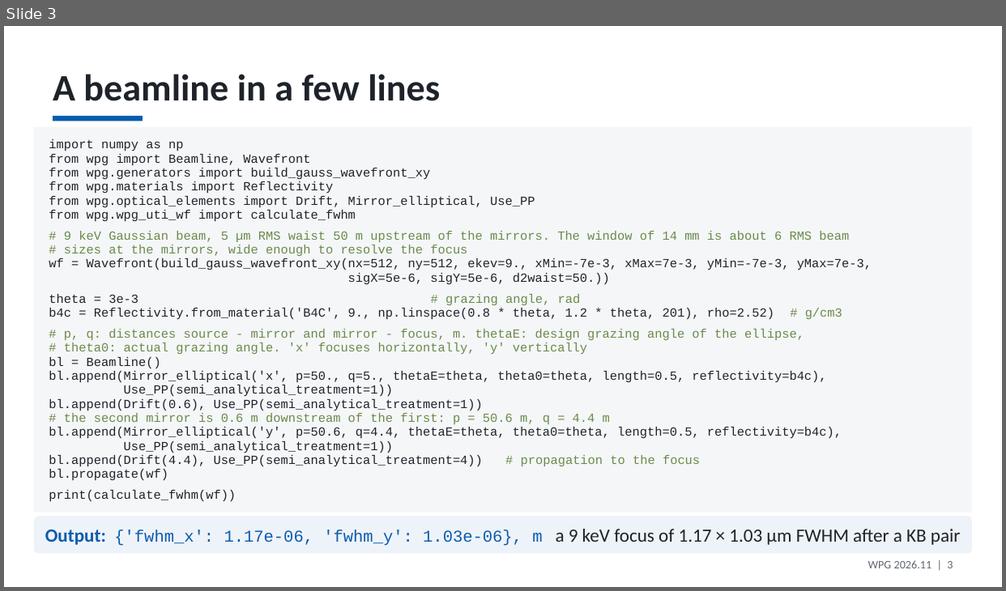
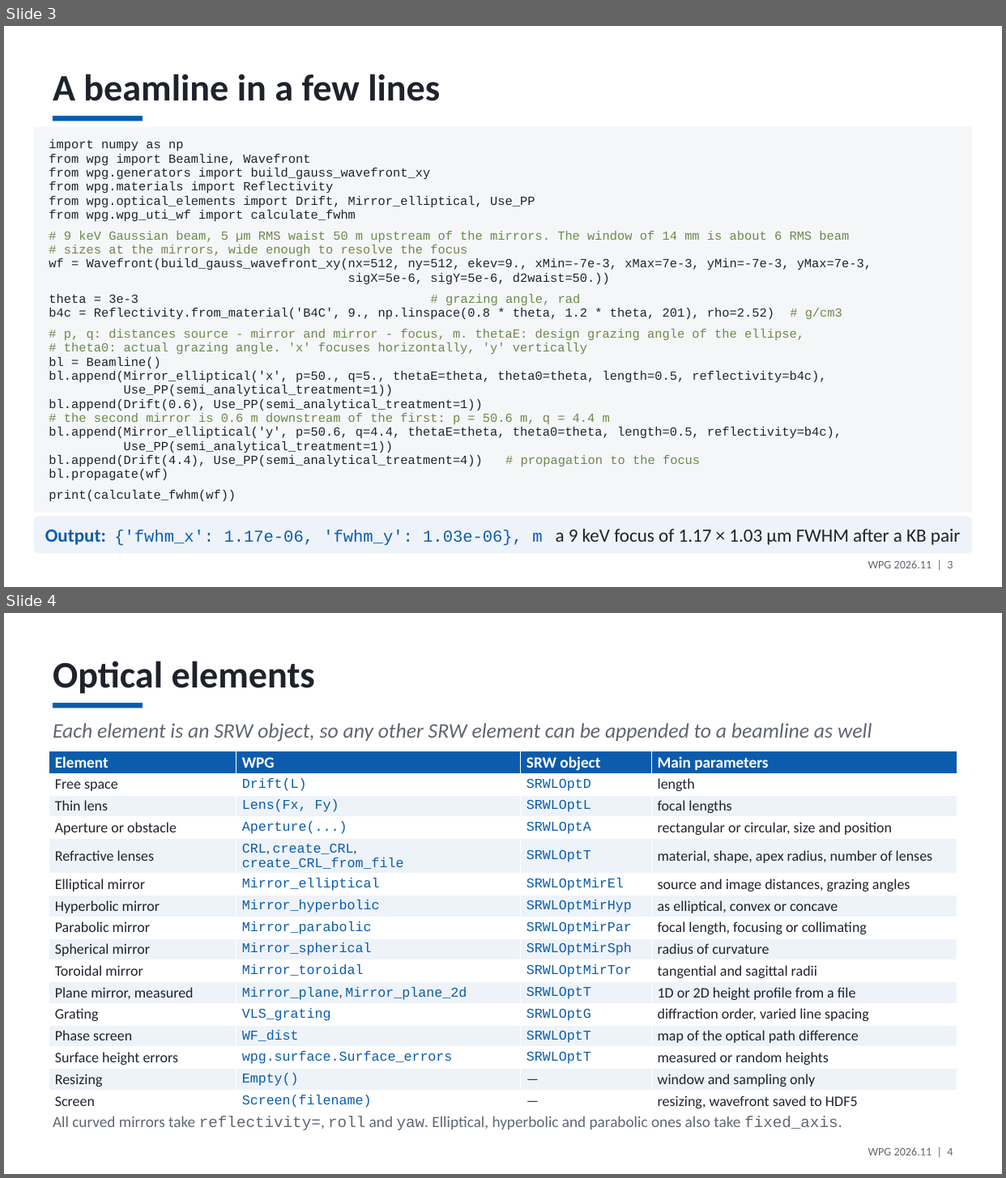
Before and after one commit to samoylv/WPG, a slide deck: docs/slides/WPG_2026.11.pptx. Shown one above the other, each under a label of ours: slide 3 before the commit, slides 3 and 4 after it. The pictures are 1006x591 and 1006x1178 pixels, drawn with LibreOffice and Linux fonts; fonts in the diff are those of the drawing. Boxes give left, top, right and bottom in pixels: in the first picture for what was removed or moved away, otherwise in the second. Text is boxed around its words. In the diff, an @@ line names an element or a change of style, - is before the commit and + after.

Commit message:
Slides: table of optical elements

```diff
--- a/docs/slides/WPG_2026.11.pptx
+++ b/docs/slides/WPG_2026.11.pptx
@@ slide 4 added at <box>4,613,1002,1174</box>, background #FFFFFF @@
@@ text added at <box>53,661,315,694</box>, 36 pt, text #1E232B, bold @@
+Optical elements
@@ rectangle added at <box>53,703,143,708</box>, fill #0B5CAD @@
@@ text added at <box>53,723,872,742</box>, 20 pt, text #5F6670, italic @@
+Each element is an SRW object, so any other SRW element can be appended to a beamline as well
@@ table added at <box>49,752,957,1112</box>, 16 rows, 4 columns @@
+Element | WPG | SRW object | Main parameters
+Free space | Drift(L) | SRWLOptD | length
+Thin lens | Lens(Fx, Fy) | SRWLOptL | focal lengths
+Aperture or obstacle | Aperture(...) | SRWLOptA | rectangular or circular, size and position
+Refractive lenses | CRL, create_CRL, create_CRL_from_file | SRWLOptT | material, shape, apex radius, number of lenses
+Elliptical mirror | Mirror_elliptical | SRWLOptMirEl | source and image distances, grazing angles
+Hyperbolic mirror | Mirror_hyperbolic | SRWLOptMirHyp | as elliptical, convex or concave
+Parabolic mirror | Mirror_parabolic | SRWLOptMirPar | focal length, focusing or collimating
+Spherical mirror | Mirror_spherical | SRWLOptMirSph | radius of curvature
+Toroidal mirror | Mirror_toroidal | SRWLOptMirTor | tangential and sagittal radii
+Plane mirror, measured | Mirror_plane, Mirror_plane_2d | SRWLOptT | 1D or 2D height profile from a file
+Grating | VLS_grating | SRWLOptG | diffraction order, varied line spacing
+Phase screen | WF_dist | SRWLOptT | map of the optical path difference
+Surface height errors | wpg.surface.Surface_errors | SRWLOptT | measured or random heights
+Resizing | Empty() | — | window and sampling only
+Screen | Screen(filename) | — | resizing, wavefront saved to HDF5
@@ text added at <box>53,1116,842,1131</box>, 15 pt, text #5F6670 @@
+All curved mirrors take reflectivity=, roll and yaw. Elliptical, hyperbolic and parabolic ones also take fixed_axis.
@@ text added at <box>868,1148,953,1156</box>, 11 pt, text #5F6670 @@
+WPG 2026.11 | 4
```
Also in this commit, not shown: 6 slides changed, 3 other files.
